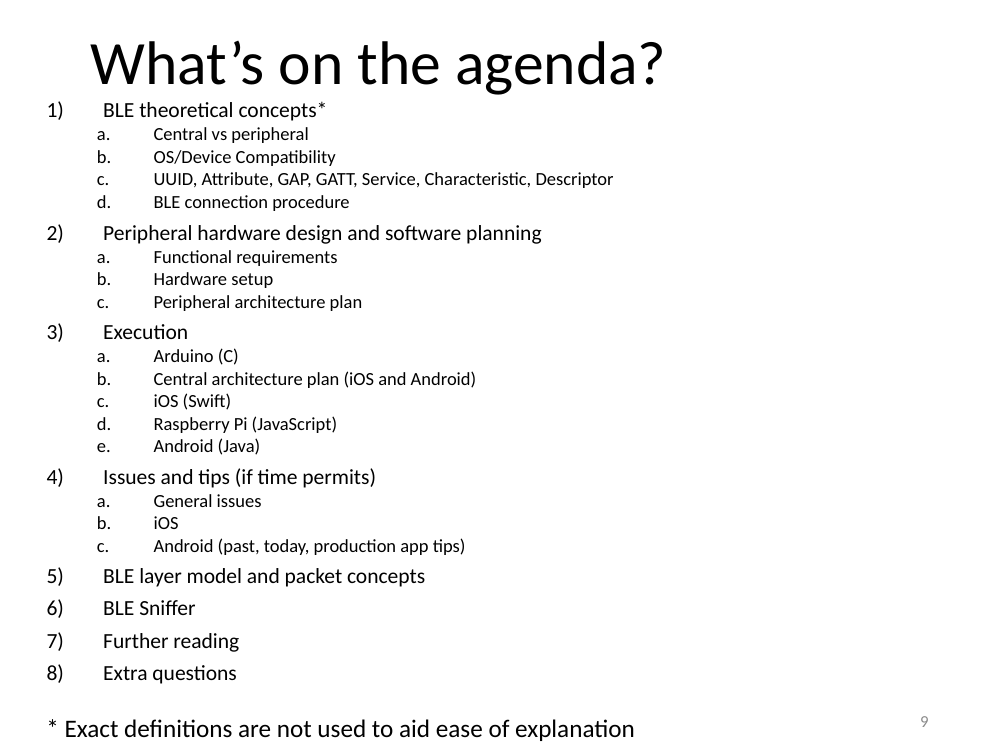
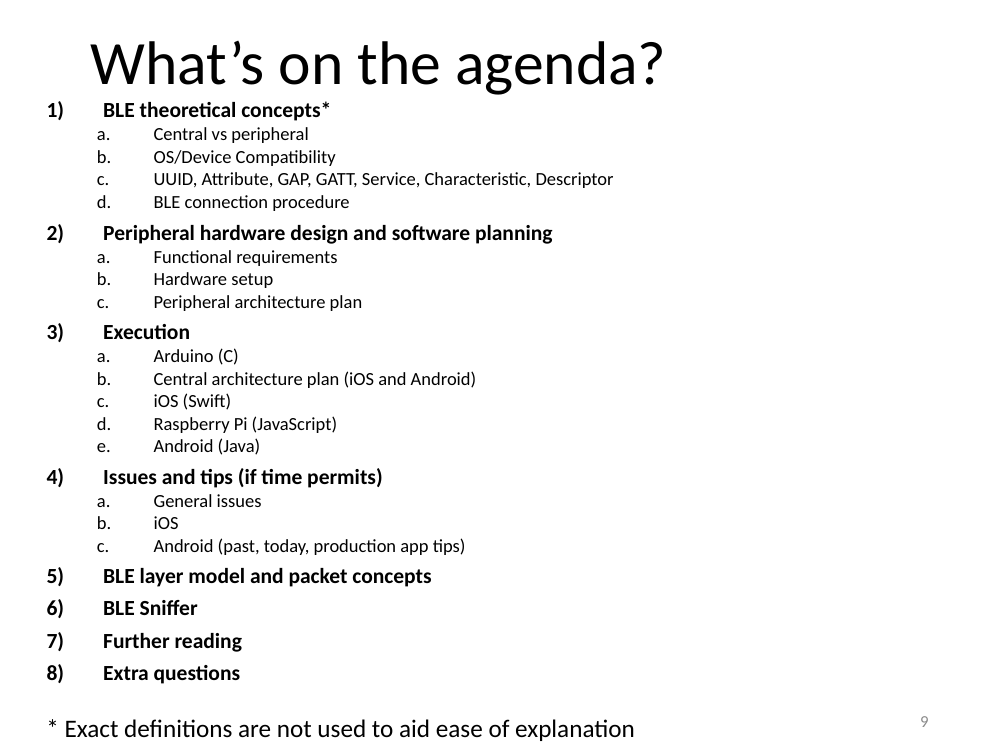
Before and after one commit to yeokm1/intro-to-ble, a slide deck: slide 9 of intro to ble.pptx. Drawn at 1008x756 pixels with LibreOffice and Linux fonts; fonts in the diff are those of the drawing. Boxes give left, top, right and bottom in pixels: in the first picture for what was removed or moved away, otherwise in the second. Text is boxed around its words. In the diff, an @@ line names an element or a change of style, - is before the commit and + after.

```diff
--- a/intro to ble.pptx
+++ b/intro to ble.pptx
@@ text at [103,101,553,684]: bold on in "BLE theoretical concepts*", "Peripheral hardware design and software planning", "Execution", "Issues and tips (if time permits)" and 4 more places @@
```
Also in this commit, not shown: 5 other slides changed, 1 other file.
